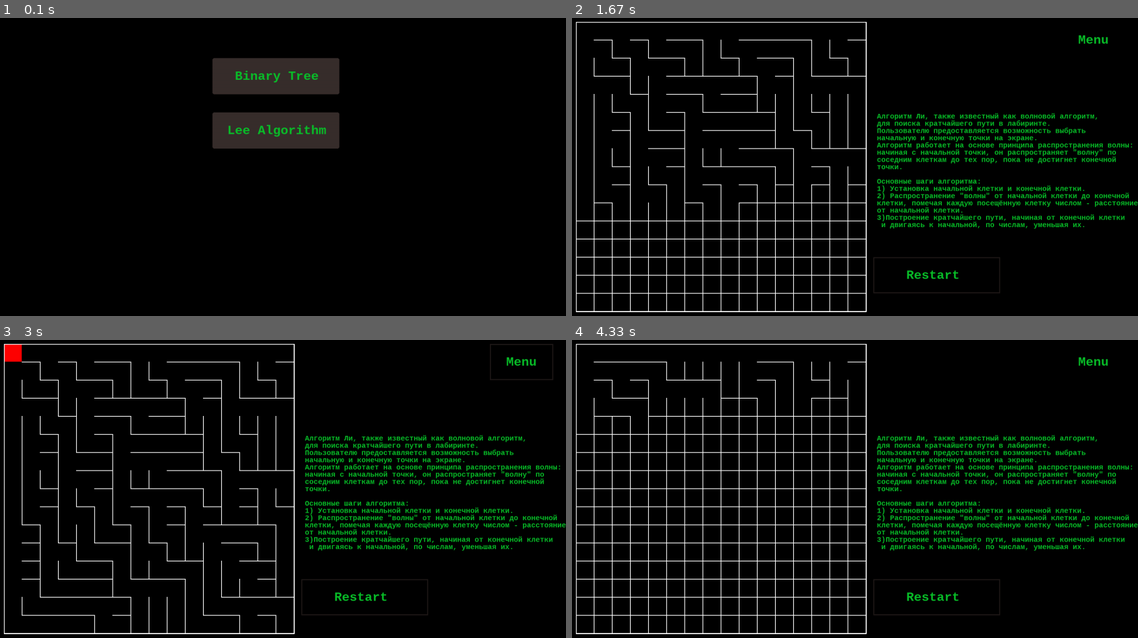
Above: before the commit, frames 1-4 (two rows, left to right).
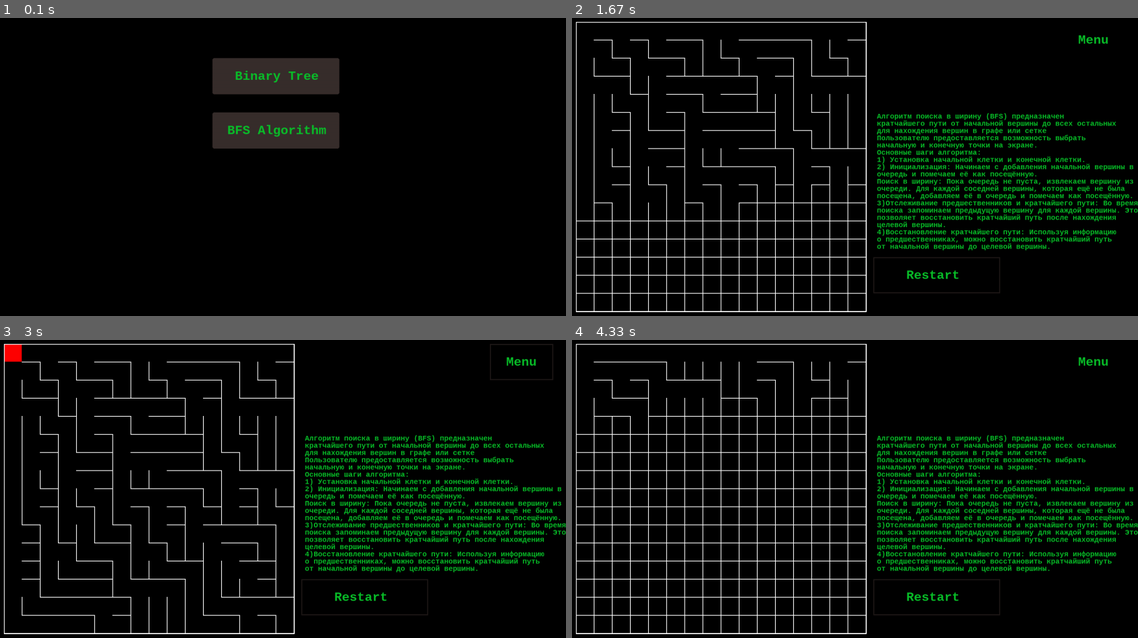
Above: after the commit, the same moments.

Repository: 7malahit7/Top
Game: pygame game, started from project_maze/project_maze.py
Same seed, same stepped clock (60 frames per second), same inputs: the game is played once before the commit and once after it.
Inputs (mouse positions are in pixels of both pictures, inside the frame that each line leads up to):
- Up to frame 1 (0.1 s): no input
- Up to frame 2 (1.67 s): click (849, 131) at 0.38 s, where only the run after the commit has a clickable "BFS Algorithm"; hold Up from 1.22 s (still down)
- Up to frame 3 (3 s): release Up at 1.68 s; tap Enter at 2.27, 2.6 s
- Up to frame 4 (4.33 s): click (934, 596) at 3.88 s

The runs differ from the first frame. In frame 1, less than 0.1% of the frame differs, in the area x 40-45%, y 36-40%; in frame 2, 7.2%, in the area x 53-100%, y 31-78%; in frame 3, 7.2%; in frame 4, 7.2%.

Commit message:
Update handler.py

Diff:
--- a/project_maze/handler.py
+++ b/project_maze/handler.py
@@ -309,7 +309,7 @@
 #экран меню
 def Menu():
     bin_tree_text = font.render("  Binary Tree",True,TEXT_COLOR)
-    euler_text = font.render(" Lee Algorithm",True,TEXT_COLOR)
+    euler_text = font.render(" BFS Algorithm",True,TEXT_COLOR)
 
     button1_color = color1
     Button1_Y = 150
@@ -343,36 +343,41 @@
                     is_working = False
                     return dirChose()
                 elif mouse[0] >= Button_X and mouse[0] <= Button_X+Button_Size_W and mouse[1]>= Button2_Y and mouse[1]<=Button2_Y+Button_Size_H:
-                    return Lee_Alg()
+                    return BFS_Alg()
         pygame.display.flip()
 # Импорты и глобальные переменные
 
-def Lee_Alg():
+def BFS_Alg():
     redraw_btn_text = font.render(" Restart", True, TEXT_COLOR)
-    info_Lee_Alg = [['Алгоритм Ли, также известный как волновой алгоритм,'],
- ['для поиска кратчайшего пути в лабиринте.'],
+    info_BFS_Alg = [['Алгоритм поиска в ширину (BFS) предназначен'],
+ ['кратчайшего пути от начальной вершины до всех остальных'],
+ ['для нахождения вершин в графе или сетке'],
 ['Пользователю предоставляется возможность выбрать'],
  ['начальную и конечную точки на экране.'],
-['Алгоритм работает на основе принципа распространения волны:'],
- ['начиная с начальной точки, он распространяет "волну" по '],
- ['соседним клеткам до тех пор, пока не достигнет конечной'],
-['точки.'],
-[''],
 ['Основные шаги алгоритма:'],
 ['1) Установка начальной клетки и конечной клетки.'],
-['2) Распространение "волны" от начальной клетки до конечной'],
-['клетки, помечая каждую посещённую клетку числом - расстоянием'],
-['от начальной клетки.'],
-['3)Построение кратчайшего пути, начиная от конечной клетки'],
-[' и двигаясь к начальной, по числам, уменьшая их.']]
-
-    screen_Lee = pygame.display.set_mode((width, height))
-    draw_filled_board(screen_Lee)
-    for i in range(len(info_Lee_Alg)):
-        t = str(info_Lee_Alg[i])[2:-2:]
+['2) Инициализация: Начинаем с добавления начальной вершины в'],
+['очередь и помечаем её как посещённую.'],
+['Поиск в ширину: Пока очередь не пуста, извлекаем вершину из'],
+['очереди. Для каждой соседней вершины, которая ещё не была '],
+['посещена, добавляем её в очередь и помечаем как посещённую.'],
+['3)Отслеживание предшественников и кратчайшего пути: Во время'],
+['поиска запоминаем предыдущую вершину для каждой вершины. Это'],
+['позволяет восстановить кратчайший путь после нахождения'],
+['целевой вершины.'],
+['4)Восстановление кратчайшего пути: Используя информацию'],
+['о предшественниках, можно восстановить кратчайший путь'],
+['от начальной вершины до целевой вершины.']]
+
+
+
+    screen_BFS = pygame.display.set_mode((width, height))
+    draw_filled_board(screen_BFS)
+    for i in range(len(info_BFS_Alg)):
+        t = str(info_BFS_Alg[i])[2:-2:]
         txt = info_font.render(t,True,TEXT_COLOR)
-        screen_Lee.blit(txt,(880,300+i*20))
-    screen_Lee.blit(redraw_btn_text, (btn_regenerate_x + 70, btn_regenerate_y + 30))
+        screen_BFS.blit(txt,(880,300+i*20))
+    screen_BFS.blit(redraw_btn_text, (btn_regenerate_x + 70, btn_regenerate_y + 30))
     global arr_right, arr_bot
     arr_right = [1]*board_size
     for i in range(board_size):
@@ -381,17 +386,17 @@
     for i in range(board_size):
         arr_bot[i] = [1]*board_size
     arr_right,arr_bot = bin_tree_NE(arr_right,arr_bot)
-    pygame.draw.rect(screen_Lee, color1, (btn_regenerate_x, btn_regenerate_y, Button_Size_W, Button_Size_H), width=3)
+    pygame.draw.rect(screen_BFS, color1, (btn_regenerate_x, btn_regenerate_y, Button_Size_W, Button_Size_H), width=3)
     for i in range(board_size):
         arr_right[i][board_size-1] = 1
         arr_bot[board_size-1][i] = 1
-    screen_Lee.blit(menu_btn_text, (btn_menu_x + 45, btn_menu_y + 30))
-    draw_bin_tree("NW",screen_Lee)
-    pygame.draw.rect(screen_Lee, color1, (btn_menu_x, btn_menu_y, btn_menu_width, Button_Size_H), width=3)
-    start = set_pos(screen_Lee,True)
-    end = set_pos(screen_Lee,False,start)
+    screen_BFS.blit(menu_btn_text, (btn_menu_x + 45, btn_menu_y + 30))
+    draw_bin_tree("NW",screen_BFS)
+    pygame.draw.rect(screen_BFS, color1, (btn_menu_x, btn_menu_y, btn_menu_width, Button_Size_H), width=3)
+    start = set_pos(screen_BFS,True)
+    end = set_pos(screen_BFS,False,start)
     shortest_path = find_shortest_path(arr_right,arr_bot, start, end)
-    draw_shortest_path(shortest_path, screen_Lee)
+    draw_shortest_path(shortest_path, screen_BFS)
     pygame.display.flip()
     is_working = True
     while is_working:
@@ -407,7 +412,7 @@
                 if mouse[0] >= btn_regenerate_x and mouse[0] <= btn_regenerate_x + Button_Size_W and \
                         mouse[1] >= btn_regenerate_y and mouse[1] <= btn_regenerate_y + Button_Size_H:
                     is_working = False
-                    return Lee_Alg()
+                    return BFS_Alg()
         pygame.display.flip()
 def set_pos(sc,start_or_end,start=(0,0)):
     is_end = False
@@ -452,7 +457,7 @@
                 if mouse[0] >= btn_regenerate_x and mouse[0] <= btn_regenerate_x + Button_Size_W and \
                         mouse[1] >= btn_regenerate_y and mouse[1] <= btn_regenerate_y + Button_Size_H:
                     is_working = False
-                    return Lee_Alg()
+                    return BFS_Alg()
             pygame.draw.rect(sc,color,(GAP+cell_size*pos["x"]+2,GAP+cell_size*pos["y"]+2,size,size))
         pygame.display.flip()
     return (pos["y"],pos["x"])
